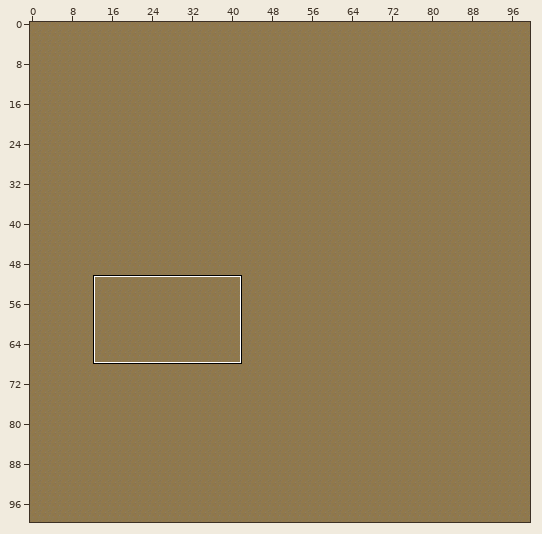
A Tiled map (JSON) gets an edit: asset/img/tiled/location_2.json. The first picture is a wide view before the edit; the outline marks the close-up.
Close-up. First the earlier version:
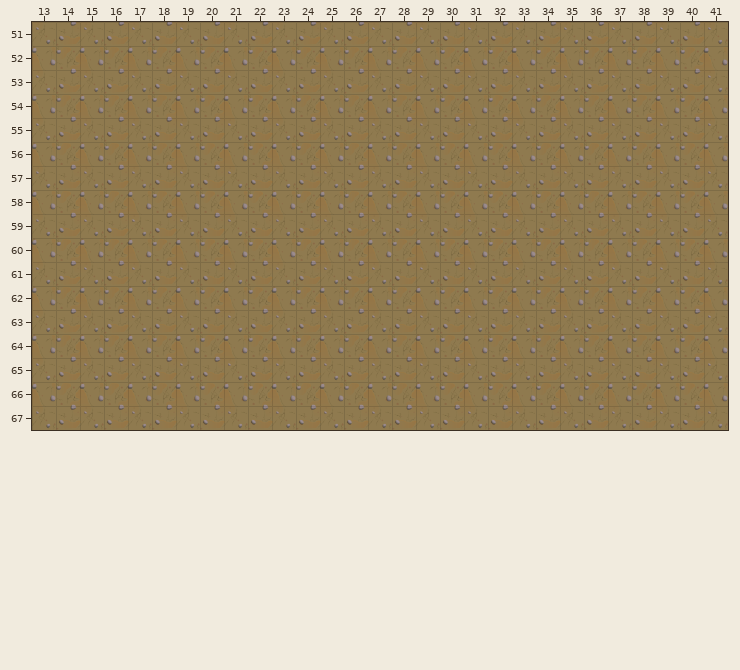
Cells are 32x32 px. Shown: x 13..41, y 51..67. The commit also changed other parts of the map, which this record leaves out.
Now the later version:
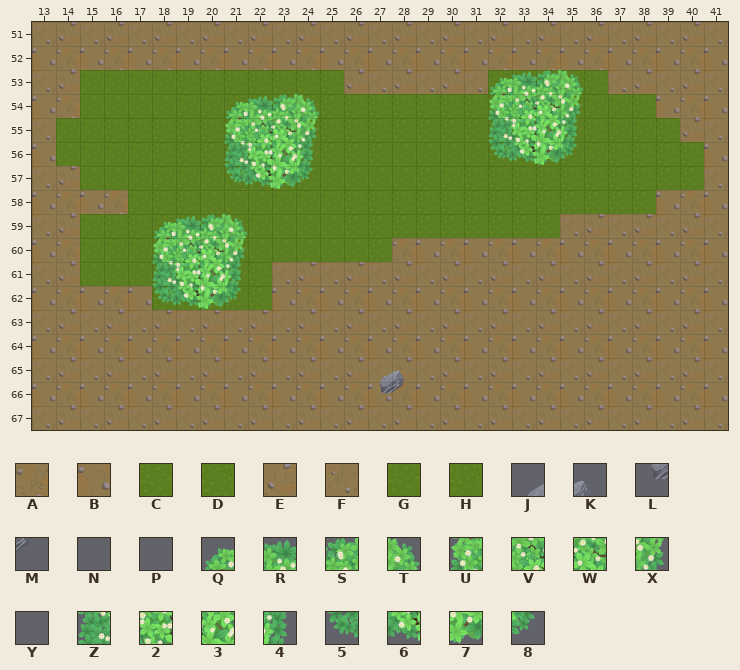
Key: from "level_1": A 51, B 52, C 55, D 56, E 101, F 102, G 105, H 106, J 210, K 211, L 260, M 261, N 1282, P 1283, Q 1330, R 1331, S 1332, T 1333, U 1380, V 1381, W 1382, X 1383, Y 1429, Z 1430, 2 1431, 3 1432, 4 1433, 5 1480, 6 1481, 7 1482, 8 1483.
_ is an empty cell, # one hidden under a higher layer.
Tiles replaced or removed in this view: A, B, E, F.
From old to new:
Changed rows in their new state; . is an unchanged cell.
Layer "ground":
first column x 14:
53 .CCCCDDDDDDD......CCCCD....
54 .GGGGCCCCCDHDDDDDDD##DCCD..
55 CCDDDDDD##DDDDHHHHHHHHDCCD.
56 GCCCDHHHHHHHHHGGGGGHCCCDDDD
57 .GGCCCCCCCDGGGGHCDDDDDDDDHH
58 ...CDDGGGCCCDDDDDDDDDHHHH..
59 .CDDCCCCCGGGHHHHHHHHH......
60 .CCCG##GGGGGGH.............
61 .GGGGHHHD..................
62 ....GGGHH..................
Layer "block":
first column x 27:
65 JK
66 LM
Layer "tree":
first column x 17:
53 ......NP.......QRST
54 ....QRST.......UVWX
55 ....UVWX......YZ234
56 ...YZ234.......5678
57 ....5678...........
58 ...NP..............
59 .QRST..............
60 .UVWX..............
61 YZ234..............
62 .5678..............
